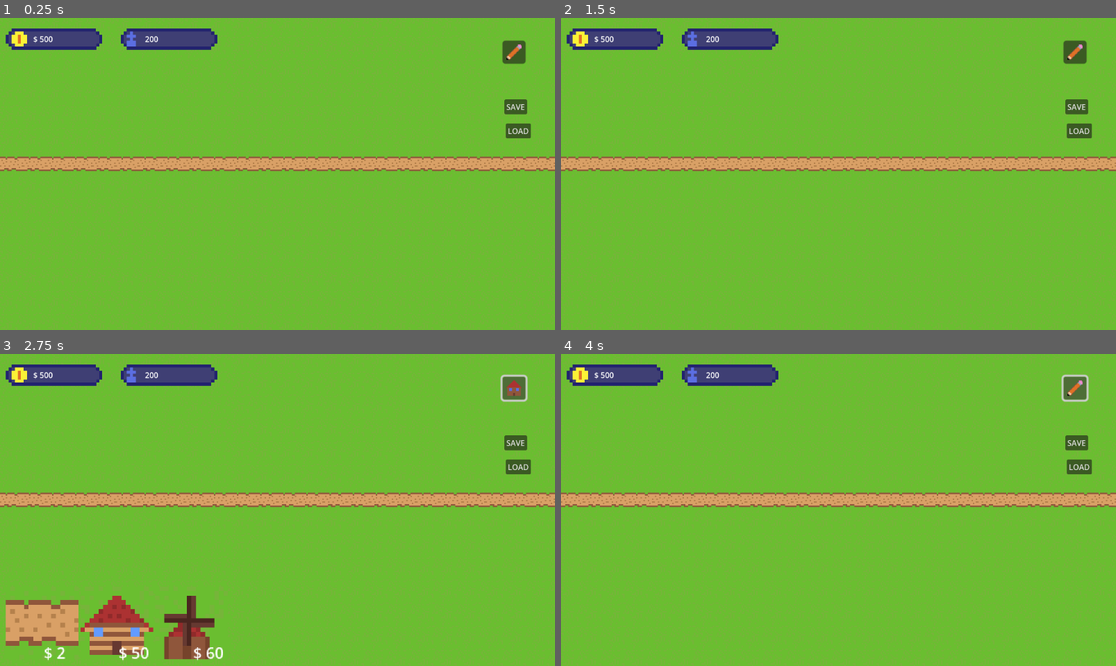
Above: before the commit, frames 1-4 (two rows, left to right).
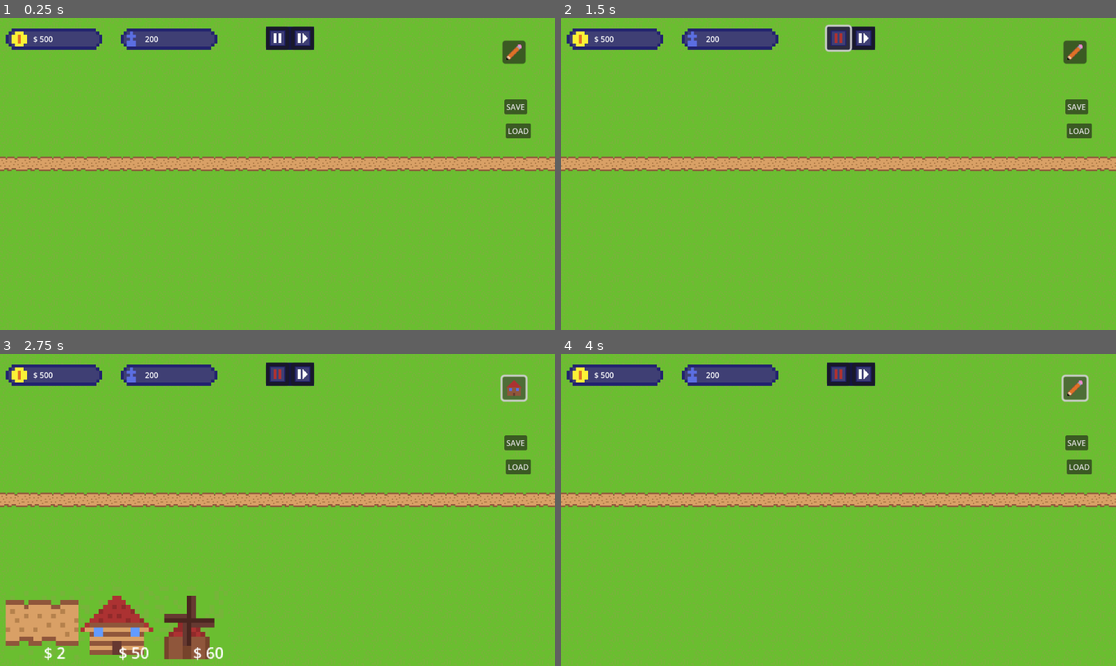
Above: after the commit, the same moments.

Repository: Dev-Karol1111/village
Game: Godot game, scene res://scenes/map.tscn
The game is run twice, just before and just after one commit, with the same random seed, the same clock (stepped at 60 frames per second) and the same inputs.
Inputs (mouse positions are in pixels of both pictures, inside the frame that each line leads up to):
- Up to frame 1 (0.25 s): no input
- Up to frame 2 (1.5 s): click (866, 36) at 0.52 s; click (838, 36) at 1.27 s
- Up to frame 3 (2.75 s): click (516, 388) at 2 s
- Up to frame 4 (4 s): click (605, 622) at 2.77 s; click (1077, 388) at 3.5 s

The runs differ from the first frame. In frame 1, 0.7% of the frame differs, in the area x 47-57%, y 2-11%; in frame 2, 0.8%; in frame 3, 0.7%; in frame 4, 0.7%.

Commit message:
add pause and unpause

Diff:
--- a/scenes/ui/edit_mode.tscn
+++ b/scenes/ui/edit_mode.tscn
@@ -14,6 +14,14 @@
 [sub_resource type="AtlasTexture" id="AtlasTexture_4kt5k"]
 atlas = ExtResource("5_ycatb")
 region = Rect2(0, 0, 32, 16)
+
+[sub_resource type="AtlasTexture" id="AtlasTexture_skuhn"]
+atlas = ExtResource("5_ycatb")
+region = Rect2(32, 16, 16, 16)
+
+[sub_resource type="AtlasTexture" id="AtlasTexture_jb44s"]
+atlas = ExtResource("5_ycatb")
+region = Rect2(16, 16, 16, 16)
 
 [node name="Mode" type="CanvasLayer"]
 script = ExtResource("1_plch7")
@@ -95,6 +103,36 @@
 offset_bottom = 250.0
 text = "LOAD"
 
+[node name="timeManagment" type="ColorRect" parent="."]
+offset_left = 552.0
+offset_top = 18.0
+offset_right = 652.0
+offset_bottom = 66.0
+color = Color(0.08235294, 0.08235294, 0.27450982, 1)
+
+[node name="unpause" type="Button" parent="timeManagment"]
+layout_mode = 1
+anchors_preset = 1
+anchor_left = 1.0
+anchor_right = 1.0
+offset_left = -48.0
+offset_right = -24.0
+offset_bottom = 24.0
+grow_horizontal = 0
+scale = Vector2(2, 2)
+size_flags_horizontal = 8
+size_flags_vertical = 0
+icon = SubResource("AtlasTexture_skuhn")
+
+[node name="pause" type="Button" parent="timeManagment"]
+layout_mode = 0
+offset_right = 24.0
+offset_bottom = 24.0
+scale = Vector2(2, 2)
+icon = SubResource("AtlasTexture_jb44s")
+
 [connection signal="pressed" from="Mode" to="." method="_on_mode_pressed"]
 [connection signal="pressed" from="save" to="." method="_on_save_pressed"]
 [connection signal="pressed" from="load" to="." method="_on_load_pressed"]
+[connection signal="pressed" from="timeManagment/unpause" to="." method="_on_unpause_pressed"]
+[connection signal="pressed" from="timeManagment/pause" to="." method="_on_pause_pressed"]
--- a/scripts/autoload/managment.gd
+++ b/scripts/autoload/managment.gd
@@ -19,20 +19,22 @@
 
 func production_loop() -> void:
 	while running:
-		while len(betting) >= len(production_time):
-			production_time.append(0)
-		for bett in betting:
-			var i := betting.find(bett)
-			production_time[i] += 1
+		if speed_time > 0:
+			while len(betting) >= len(production_time):
+				production_time.append(0)
+			for bett in betting:
+				var i := betting.find(bett)
+				production_time[i] += 1
 
-			if production_time[i] >= bett.product_time:
-				production_time[i] = 0
+				if production_time[i] >= bett.product_time:
+					production_time[i] = 0
 
-				for input_product in bett.input_products.keys():
-					products[input_product.name] -= bett.input_products[input_product]
+					for input_product in bett.input_products.keys():
+						products[input_product.name] -= bett.input_products[input_product]
 
-				for output_product in bett.output_products.keys():
-					products[output_product.name] += bett.output_products[output_product]
-					print(products)
-
-		await get_tree().create_timer(speed_time).timeout
+					for output_product in bett.output_products.keys():
+						products[output_product.name] += bett.output_products[output_product]
+						print(products)
+			await get_tree().create_timer(speed_time).timeout
+		else:
+			await get_tree().process_frame
--- a/scripts/ui/mode.gd
+++ b/scripts/ui/mode.gd
@@ -34,3 +34,19 @@
 
 func _on_load_pressed() -> void:
 	load("res://scripts/save_managment.gd").new().load(get_node(map).get_child(0))
+
+
+func _on_pause_pressed() -> void:
+	Managment.speed_time = 0
+	var new_icon = AtlasTexture.new()
+	new_icon.atlas = load("res://assets/ui/ui-tileset.png")
+	new_icon.region = Rect2(48,16,16,16)
+	$timeManagment/pause.icon = new_icon
+
+
+func _on_unpause_pressed() -> void:
+	Managment.speed_time = 1
+	var new_icon = AtlasTexture.new()
+	new_icon.atlas = load("res://assets/ui/ui-tileset.png")
+	new_icon.region = Rect2(16,16,16,16)
+	$timeManagment/pause.icon = new_icon
Binary file changed: assets/ui/ui-tileset.png
Not shown: 1 places in scenes/ui/edit_mode.tscn that only renumber resources
